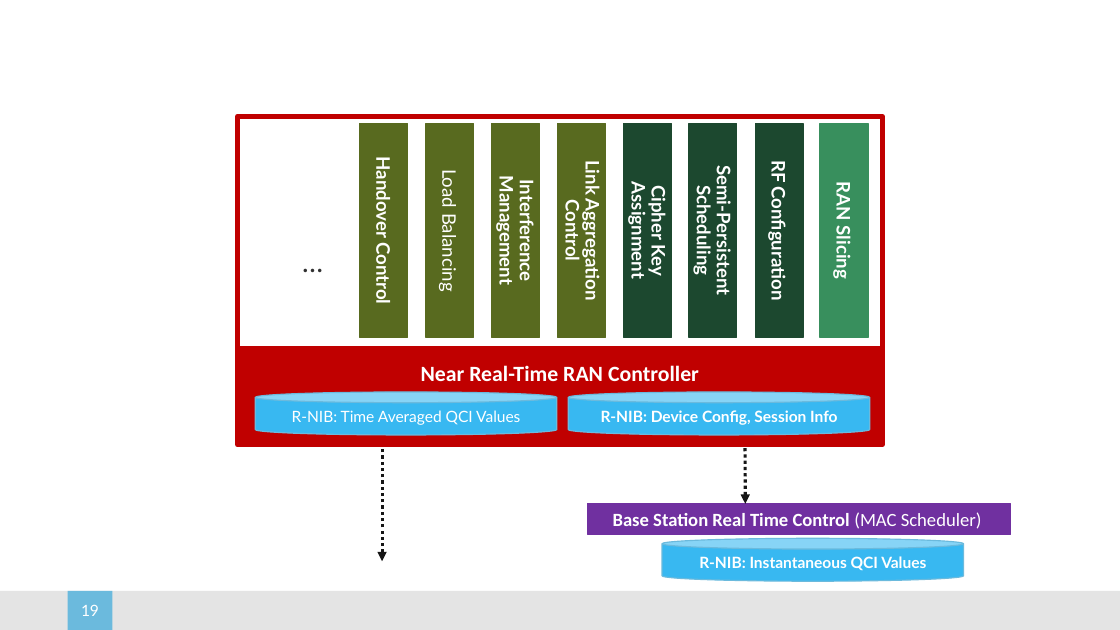
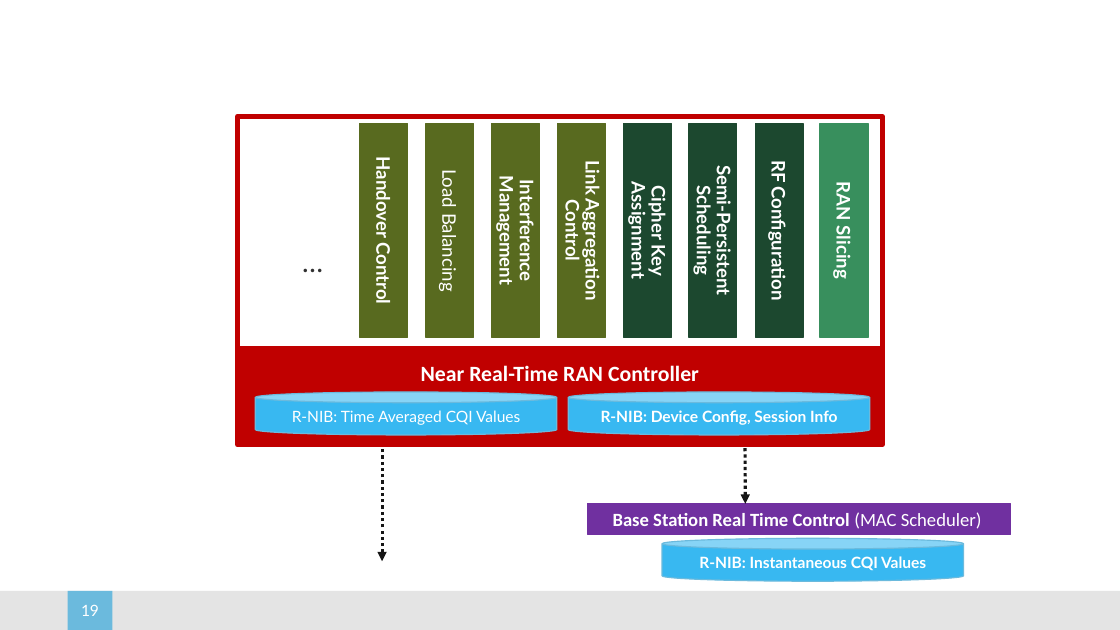
Before and after one commit to SystemsApproach/5G, a slide deck: slide 19 of figures.pptx. Drawn at 1120x630 pixels with LibreOffice and Linux fonts; fonts in the diff are those of the drawing; background and template pictures are left out. Boxes give left, top, right and bottom in pixels: in the first picture for what was removed or moved away, otherwise in the second. Text is boxed around its words. In the diff, an @@ line names an element or a change of style, - is before the commit and + after.

```diff
--- a/figures.pptx
+++ b/figures.pptx
@@ text in cylinder at (292,410,520,425): text changed @@
-R-NIB: Time Averaged QCI Values
+R-NIB: Time Averaged CQI Values
@@ text in cylinder at (699,556,926,570): text changed @@
-R-NIB: Instantaneous QCI Values
+R-NIB: Instantaneous CQI Values
```
Also in this commit, not shown: 1 other slide changed, 1 slide added, 3 other files.
